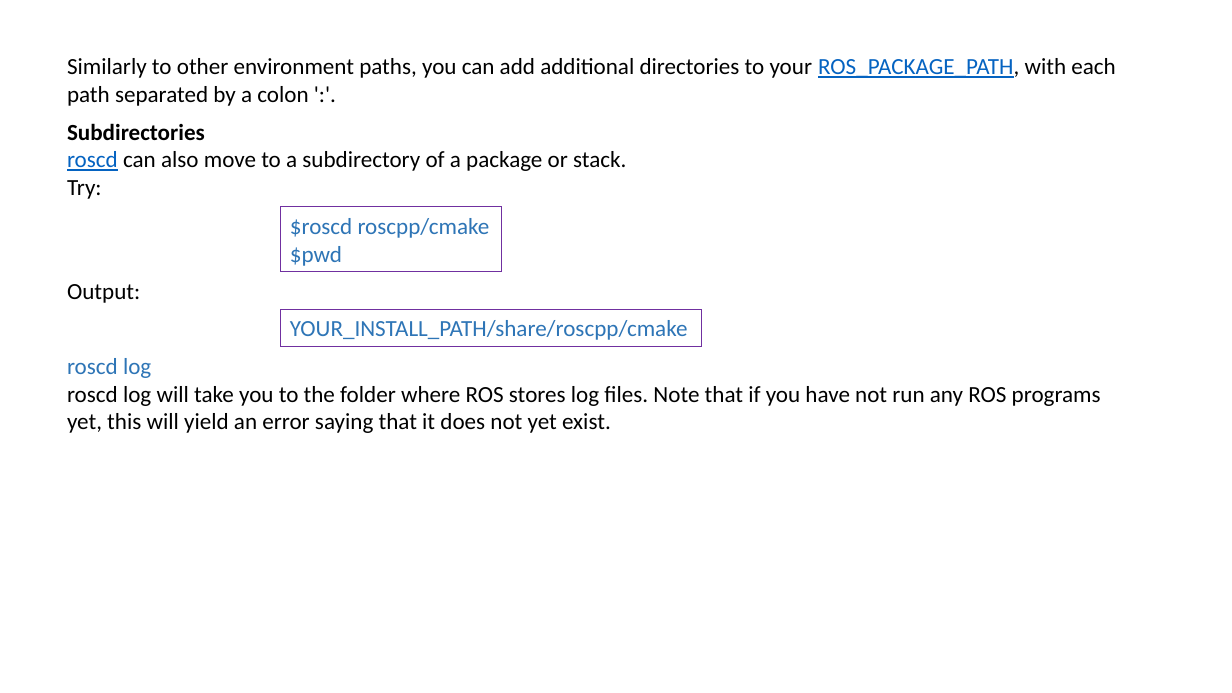
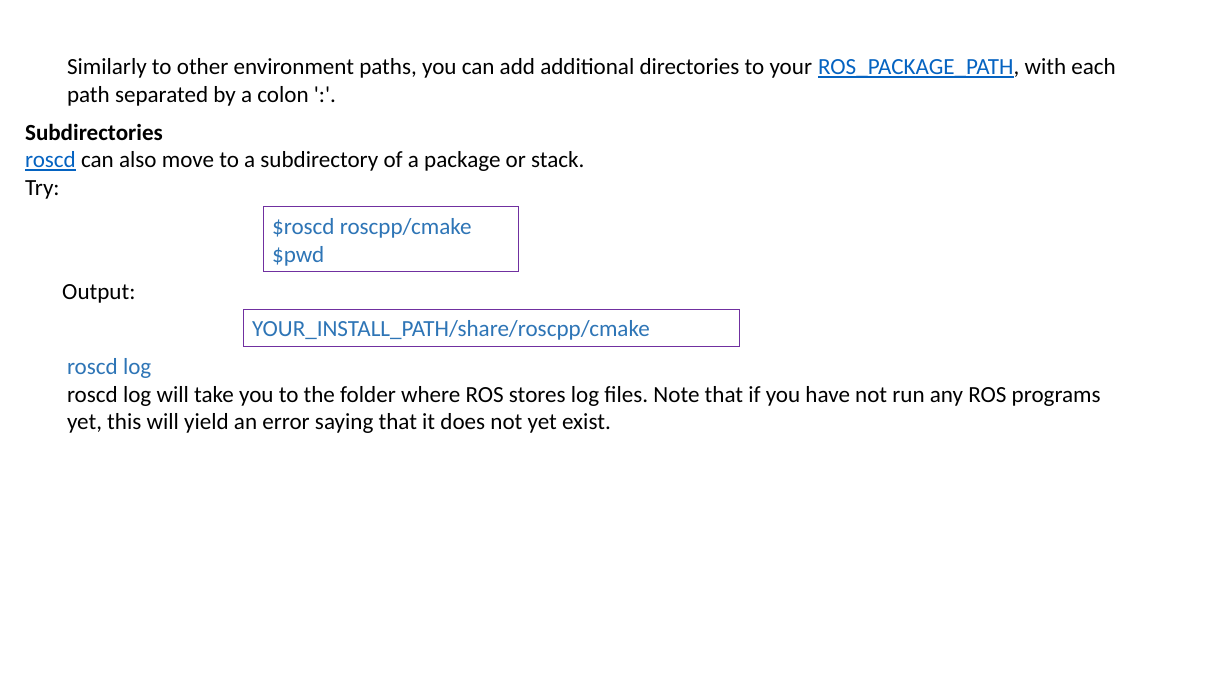
Before and after one commit to vishal-kit/ROS_Lec_1, a slide deck: slide 15 of ROS lec 1_jp.pptx. Drawn at 1232x693 pixels with LibreOffice and Linux fonts; fonts in the diff are those of the drawing. Boxes give left, top, right and bottom in pixels: in the first picture for what was removed or moved away, otherwise in the second. Text is boxed around its words. In the diff, an @@ line names an element or a change of style, - is before the commit and + after.

```diff
--- a/ROS lec 1_jp.pptx
+++ b/ROS lec 1_jp.pptx
@@ text "Subdirectories": place and size @@
-text "Subdirectories" at box(67, 123, 626, 199)
+text "Subdirectories" at box(25, 123, 584, 199)
@@ rectangle "$roscd roscpp/cmake": place and size @@
-rectangle "$roscd roscpp/cmake" at box(281, 207, 502, 273)
+rectangle "$roscd roscpp/cmake" at box(263, 207, 519, 272)
@@ text "Output:": place and size @@
-text "Output:" at box(67, 284, 140, 303)
+text "Output:" at box(62, 284, 135, 303)
@@ rectangle "YOUR_INSTALL_PATH/share/roscpp/cmake": place and size @@
-rectangle "YOUR_INSTALL_PATH/share/roscpp/cmake" at box(281, 310, 701, 347)
+rectangle "YOUR_INSTALL_PATH/share/roscpp/cmake" at box(243, 310, 739, 347)
```
Also in this commit, not shown: 8 other slides changed, 8 slides added, 6 slides removed.
